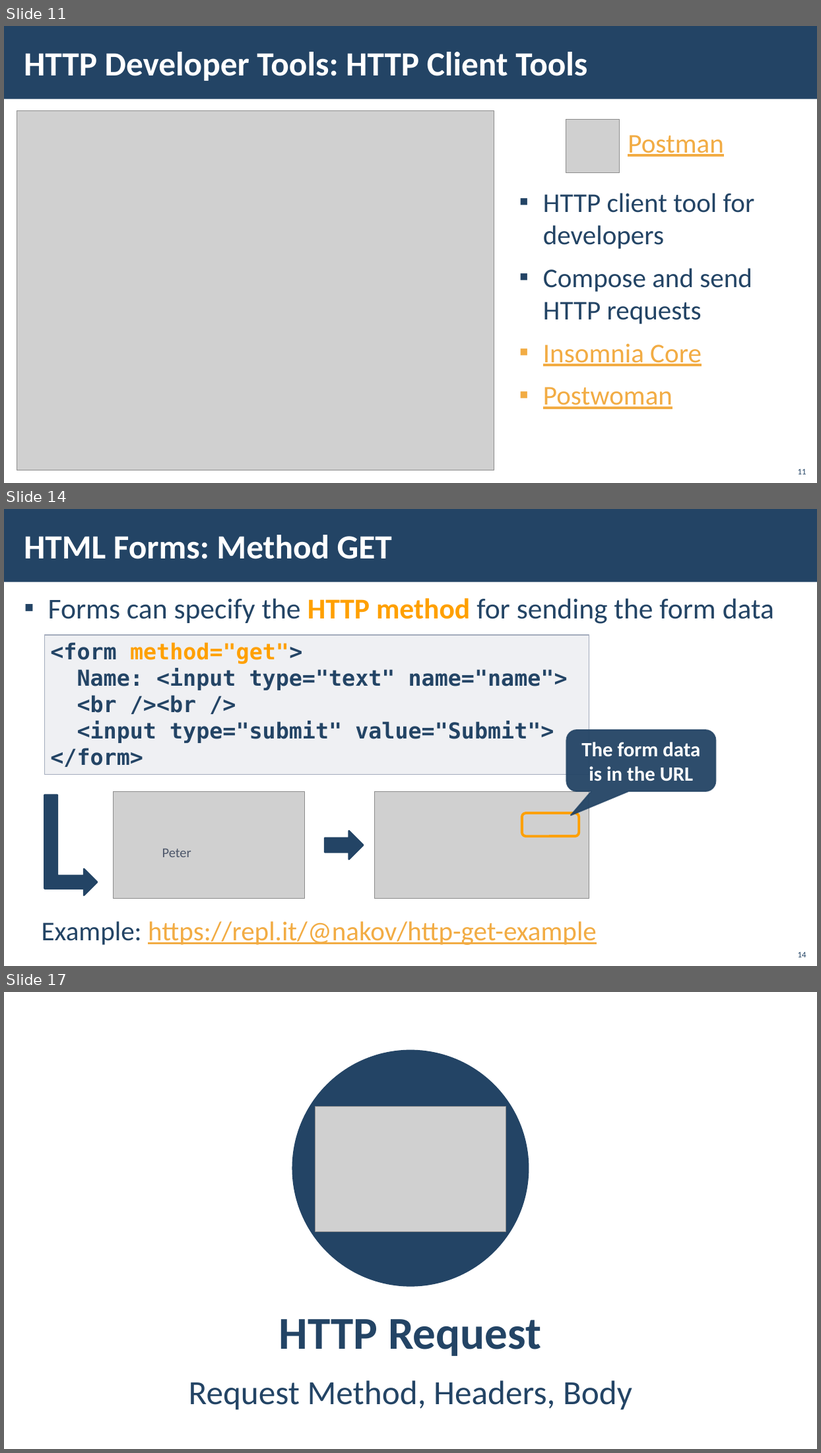
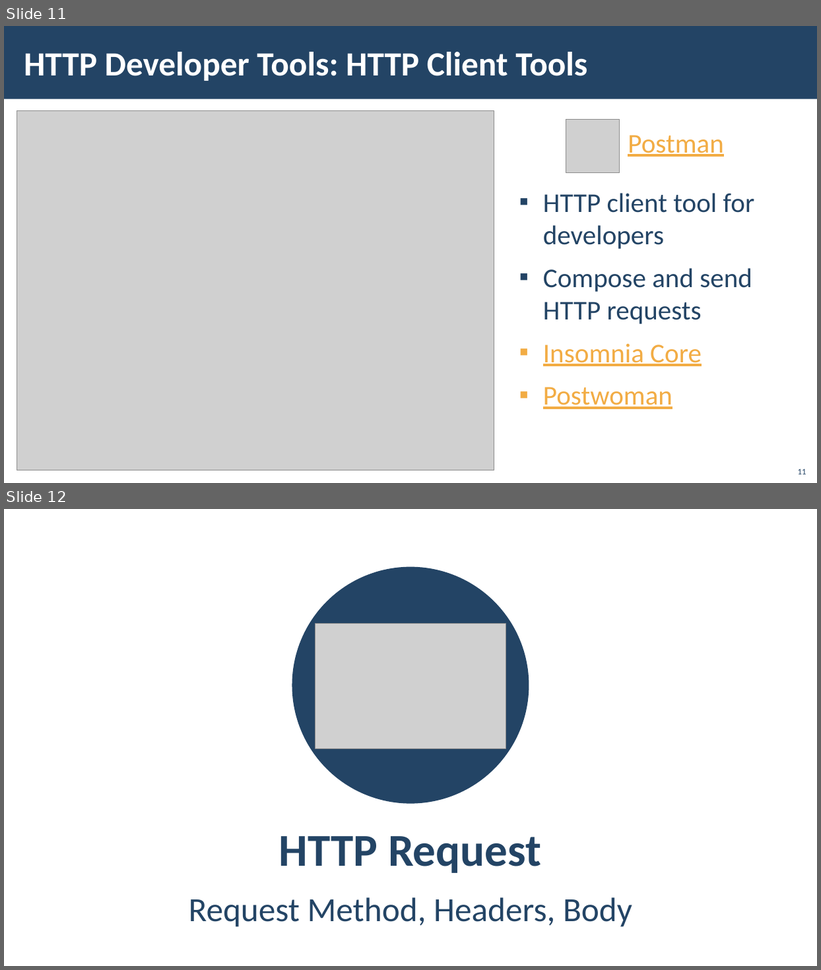
Before and after one commit to ZoranNikolov/SoftUni, a slide deck: JavaScript-Fundamentals/Materials/02. HTTP-Basics.pptx. Shown one above the other, each under a label of ours: slides 11, 14 and 17 before the commit, slides 11 and 12 after it; the slides between them are not shown. The pictures are 821x1453 and 821x970 pixels, drawn with LibreOffice and Linux fonts; fonts in the diff are those of the drawing; grey boxes stand for pictures; background and template pictures are left out. Boxes give left, top, right and bottom in pixels: in the first picture for what was removed or moved away, otherwise in the second. Text is boxed around its words. In the diff, an @@ line names an element or a change of style, - is before the commit and + after.

```diff
--- a/JavaScript-Fundamentals/Materials/02. HTTP-Basics.pptx
+++ b/JavaScript-Fundamentals/Materials/02. HTTP-Basics.pptx
@@ slide 14 removed at [4,509,817,966], background picture (left out); not listed: 1 template element that a slide beside it also shows @@
@@ title removed at [24,535,392,559] @@
-HTML Forms: Method GET
@@ text removed at [48,598,774,624] @@
-▪ Forms can specify the HTTP method for sending the form data
@@ rectangle removed at [44,635,589,775] @@
-<form method="get">
-Name: <input type="text" name="name">
-<br /><br />
-<input type="submit" value="Submit">
-</form>
@@ rounded speech box removed at [567,730,717,792] @@
-The form data is in the URL
@@ bent arrow removed at [44,795,96,896] @@
@@ picture removed at [114,792,306,899] @@
@@ picture removed at [375,792,589,899] @@
@@ rounded rectangle removed at [522,813,580,836] @@
@@ down arrow removed at [325,831,363,859] @@
@@ text removed at [162,849,191,857] @@
-Peter
@@ text removed at [42,921,597,945] @@
-Example: https://repl.it/@nakov/http-get-example
@@ page number removed at [798,952,807,958] @@
-14
@@ what was slide 17 is now slide 12 @@
```
Also in this commit, not shown: 3 slides changed, 4 other slides removed, 3 other files.
